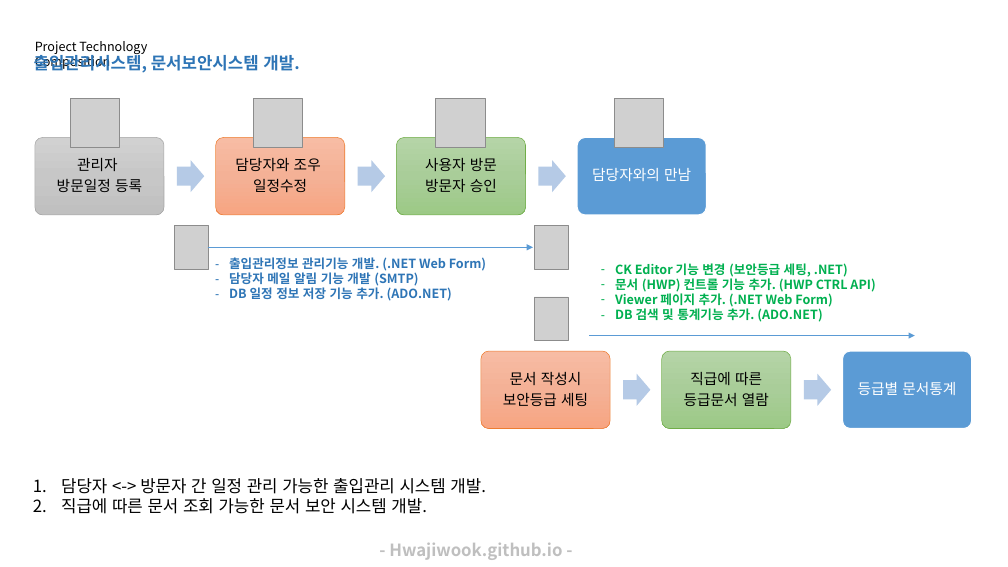
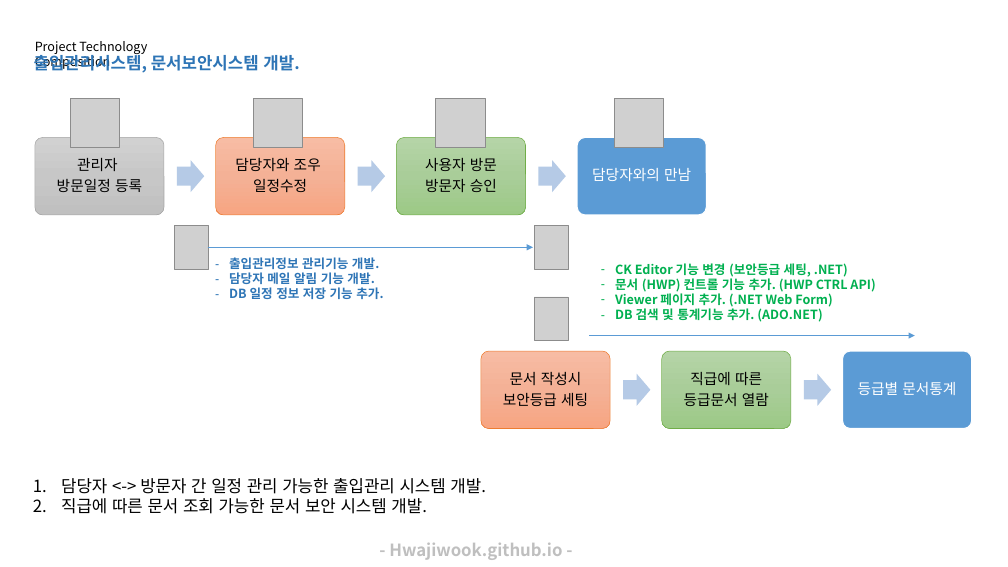
Before and after one commit to hwajiwook/hwajiwook.github.io, a slide deck: slide 1 of assets/document/3. 신분당선 출입관리시스템, 문서보안시스템 개발 기술 구성도.pptx. Drawn at 1008x567 pixels with LibreOffice and Linux fonts; fonts in the diff are those of the drawing; grey boxes stand for pictures. Boxes give left, top, right and bottom in pixels: in the first picture for what was removed or moved away, otherwise in the second. Text is boxed around its words. In the diff, an @@ line names an element or a change of style, - is before the commit and + after.

```diff
--- a/assets/document/3. 신분당선 출입관리시스템, 문서보안시스템 개발 기술 구성도.pptx
+++ b/assets/document/3. 신분당선 출입관리시스템, 문서보안시스템 개발 기술 구성도.pptx
@@ text at (229,257,383,299): text changed @@
-– 출입관리정보 관리기능 개발. (.NET Web Form)
-– 담당자 메일 알림 기능 개발 (SMTP)
-– DB 일정 정보 저장 기능 추가. (ADO.NET)
+– 출입관리정보 관리기능 개발.
+– 담당자 메일 알림 기능 개발.
+– DB 일정 정보 저장 기능 추가.
```
Also in this commit, not shown: 3 other files.
